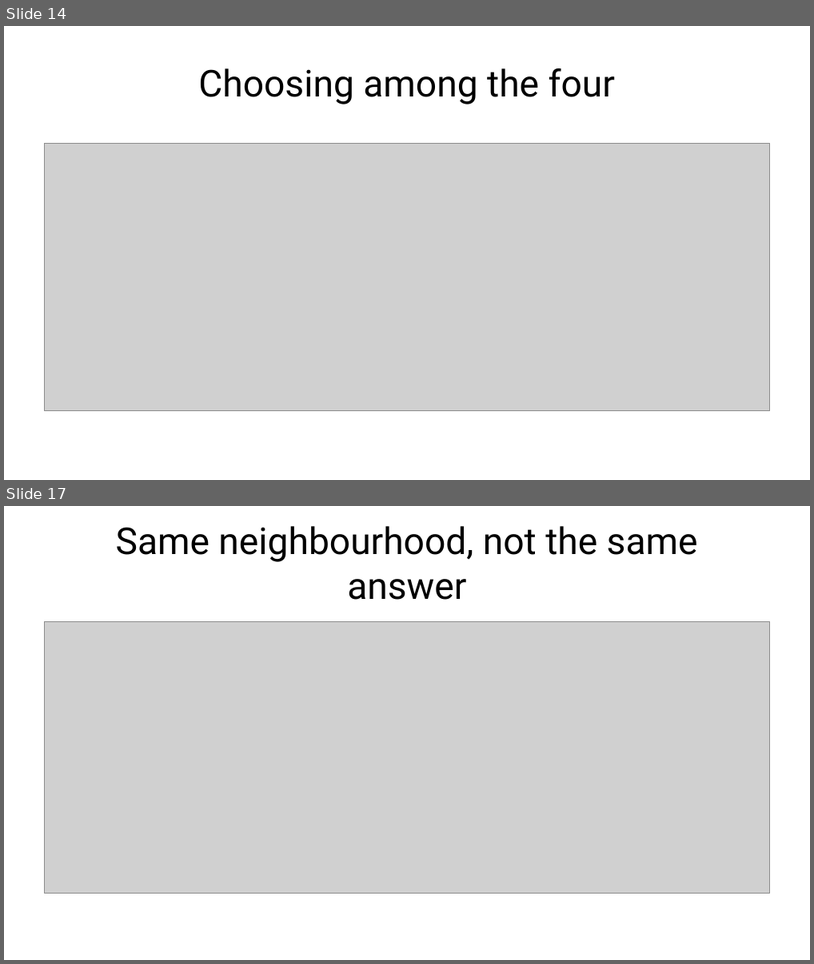
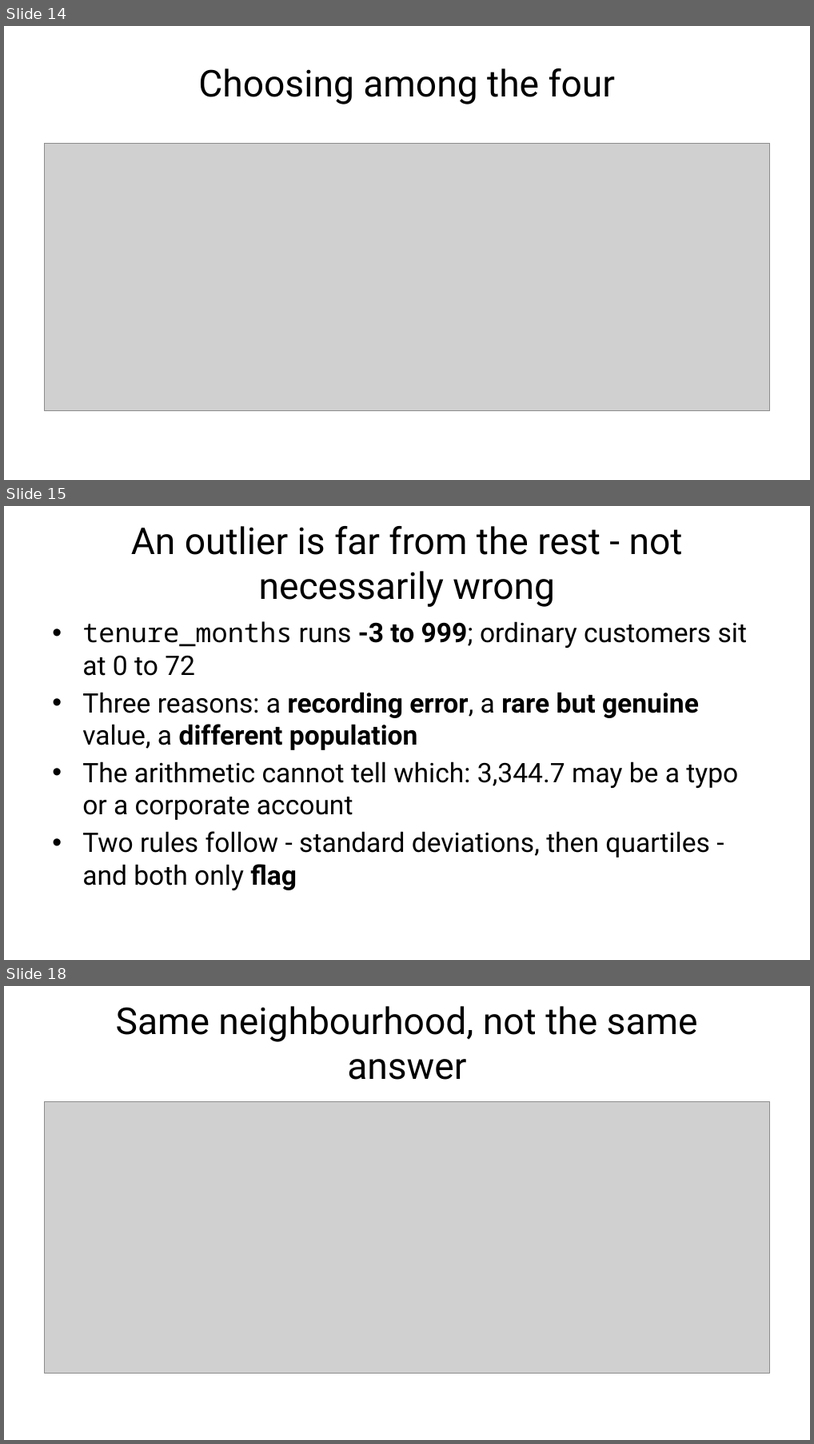
Before and after one commit to fabioantonini/technologies-for-artificial-intelligence, a slide deck: Lessons/02_data_exploration_and_preparation/Slides/data_exploration_and_preparation_slides.pptx. Shown one above the other, each under a label of ours: slides 14 and 17 before the commit, slides 14, 15 and 18 after it; the slides between them are not shown. The pictures are 814x964 and 814x1444 pixels, drawn with LibreOffice and Linux fonts; fonts in the diff are those of the drawing; grey boxes stand for pictures; background and template pictures are left out. Boxes give left, top, right and bottom in pixels: in the first picture for what was removed or moved away, otherwise in the second. Text is boxed around its words. In the diff, an @@ line names an element or a change of style, - is before the commit and + after.

```diff
--- a/Lessons/02_data_exploration_and_preparation/Slides/data_exploration_and_preparation_slides.pptx
+++ b/Lessons/02_data_exploration_and_preparation/Slides/data_exploration_and_preparation_slides.pptx
@@ slide 15 added at (4,506,810,960), background #FFFFFF @@
@@ title added at (131,526,683,607), 33 pt, text #1A1A1A @@
+An outlier is far from the rest - not necessarily wrong
@@ text added at (82,621,748,890), 24 pt, text #1A1A1A @@
+• tenure_months runs -3 to 999; ordinary customers sit at 0 to 72
+• Three reasons: a recording error, a rare but genuine value, a different population
+• The arithmetic cannot tell which: 3,344.7 may be a typo or a corporate account
+• Two rules follow - standard deviations, then quartiles - and both only flag
@@ what was slide 17 is now slide 18 @@
```
Also in this commit, not shown: 9 slides changed, 4 other slides added, 2 slides removed, 15 other files.
